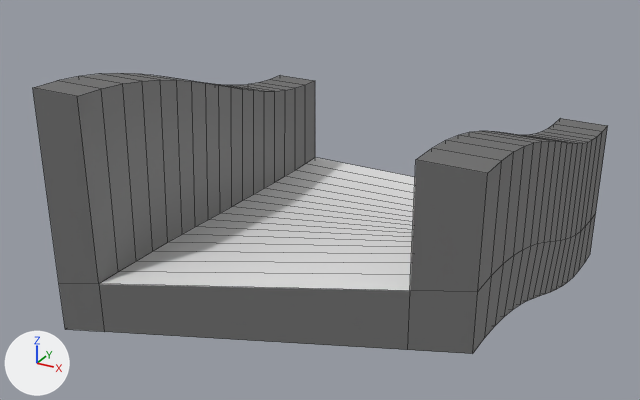
A saved change to the FBX model Models/track_tileset_pieces/blockin/blockin_slanttransition32x32_right_wall_sides.fbx.
Camera for both pictures: a 50 mm camera at (3.47, -6.91, 3.86) aimed at (-0.19, -0.25, 0.53). The axes (+X, +Y, +Z) are drawn at lower left. The lights are the same throughout. Mesh edges are drawn as thin lines. Where no turn or scale is listed for an object, it has been applied to the vertices.

The first picture shows 'slanttransition32x32_right_wall_sides'.
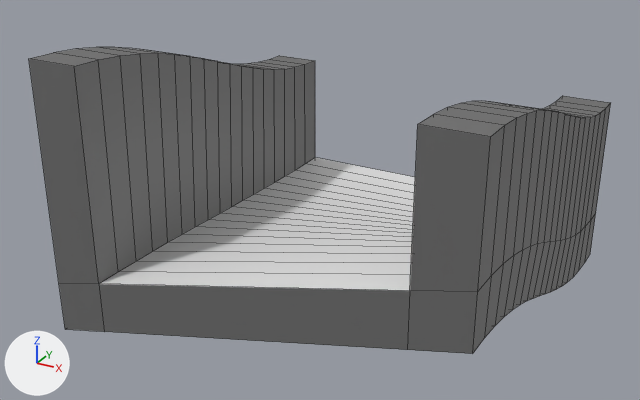
Edits to the scene script, one JSON object a line:
```json
{"block": "me_slanttransition32x32_right_wall_sides", "where": "# used by ob_slanttransition32x32_right_wall_sides; location = (0.0, 0.0, 0.0)"}
{"op": "remove", "block": "me_slanttransition32x32_right_wall_sides", "code": "me_slanttransition32x32_right_wall_sides.from_pydata(...)  # 216 vertices, 214 faces; spans x -1.92..1.92, y -1.94..1.9, z -0.48..1.8"}
{"op": "add", "block": "me_slanttransition32x32_right_wall_sides", "code": "me_slanttransition32x32_right_wall_sides.from_pydata(...)  # 216 vertices, 214 faces; spans x -1.92..1.92, y -1.94..1.9, z -0.48..2.04"}
{"block": "me_slanttransition32x32_right_wall_sides", "change": "me_slanttransition32x32_right_wall_sides part 1: 36 of the vertices in x 1.44..1.92, y -1.94..1.9, z 0.96..1.8 are moved by (0.0, 0.0, 0.24)"}
{"block": "me_slanttransition32x32_right_wall_sides", "change": "me_slanttransition32x32_right_wall_sides part 2: all 36 vertices in x -1.92..-1.44, y -1.94..1.9, z 0.96..1.8 are moved by (0.0, 0.0, 0.24)"}
```

Location of each change, [x1, y1, x2, y2] in pixels of the pictures (640 x 400 px; the box of a moved part takes in the faces that stretch with it):
```json
{"object": "slanttransition32x32_right_wall_sides", "change": "reshaped", "before": [33, 73, 608, 354], "after": [29, 47, 611, 354], "on screen": "9% taller"}
{"part": 1, "of": "me_slanttransition32x32_right_wall_sides", "change": "moved or reshaped", "before": [410, 118, 608, 292], "after": [410, 96, 611, 292]}
{"part": 2, "of": "me_slanttransition32x32_right_wall_sides", "change": "moved or reshaped", "before": [33, 73, 315, 284], "after": [29, 47, 315, 284]}
```
